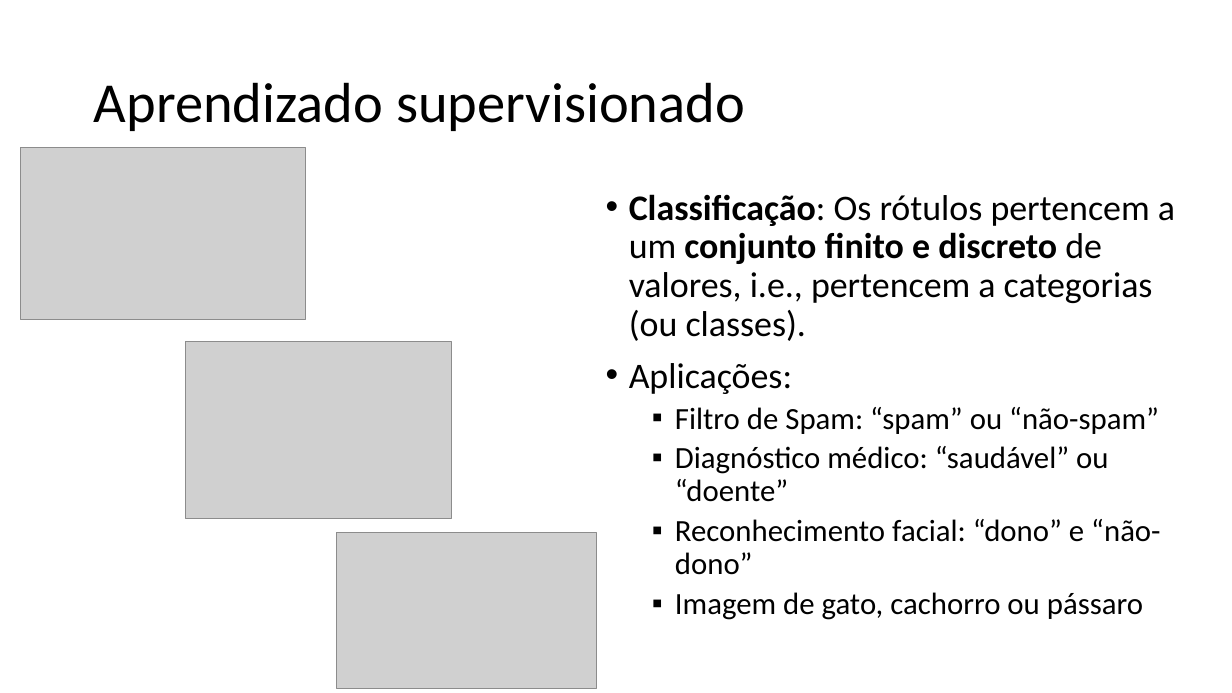
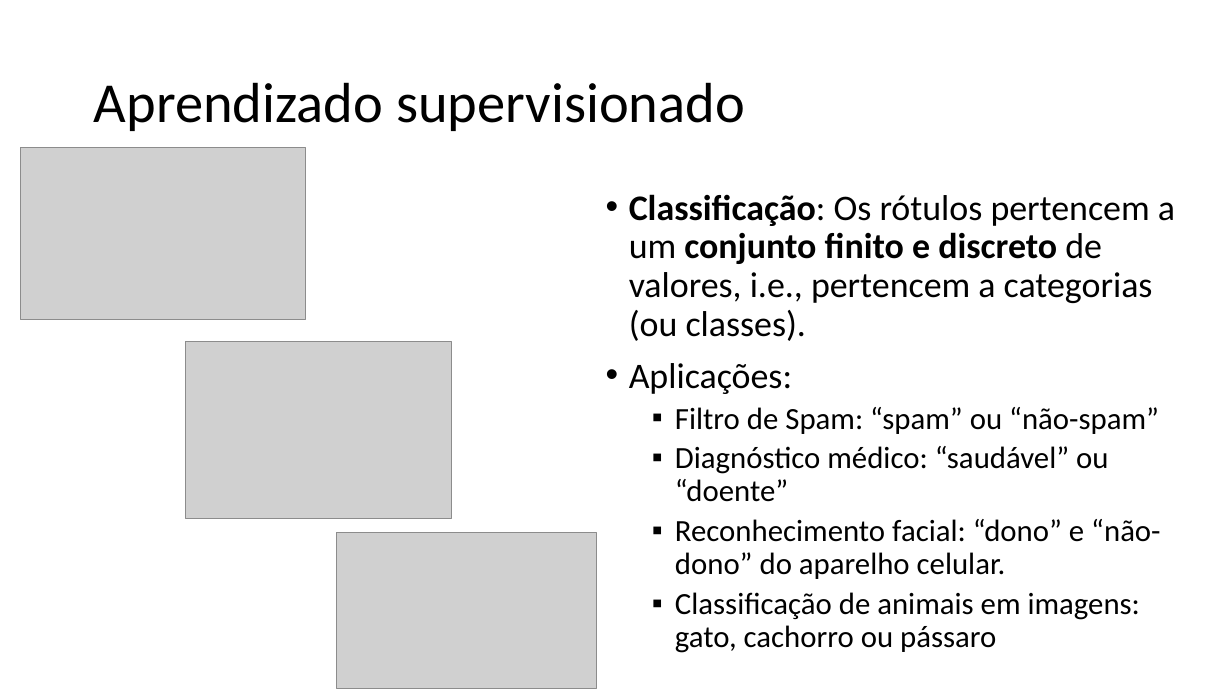
Before and after one commit to zz4fap/c24_inteligencia_artificial, a slide deck: slide 18 of slides/C24_Paradigmas.pptx (slide 13 before the commit). Drawn at 1232x693 pixels with LibreOffice and Linux fonts; fonts in the diff are those of the drawing; grey boxes stand for pictures. Boxes give left, top, right and bottom in pixels: in the first picture for what was removed or moved away, otherwise in the second. Text is boxed around its words. In the diff, an @@ line names an element or a change of style, - is before the commit and + after.

```diff
--- a/slides/C24_Paradigmas.pptx
+++ b/slides/C24_Paradigmas.pptx
@@ text at (675,519,1160,653): text changed @@
-  ▪ Reconhecimento facial: “dono” e “não-dono”
-  ▪ Imagem de gato, cachorro ou pássaro
+  ▪ Reconhecimento facial: “dono” e “não-dono” do aparelho celular.
+  ▪ Classificação de animais em imagens: gato, cachorro ou pássaro
```
Also in this commit, not shown: 15 other slides changed, 10 slides added, 1 slide removed, 1 other file.
